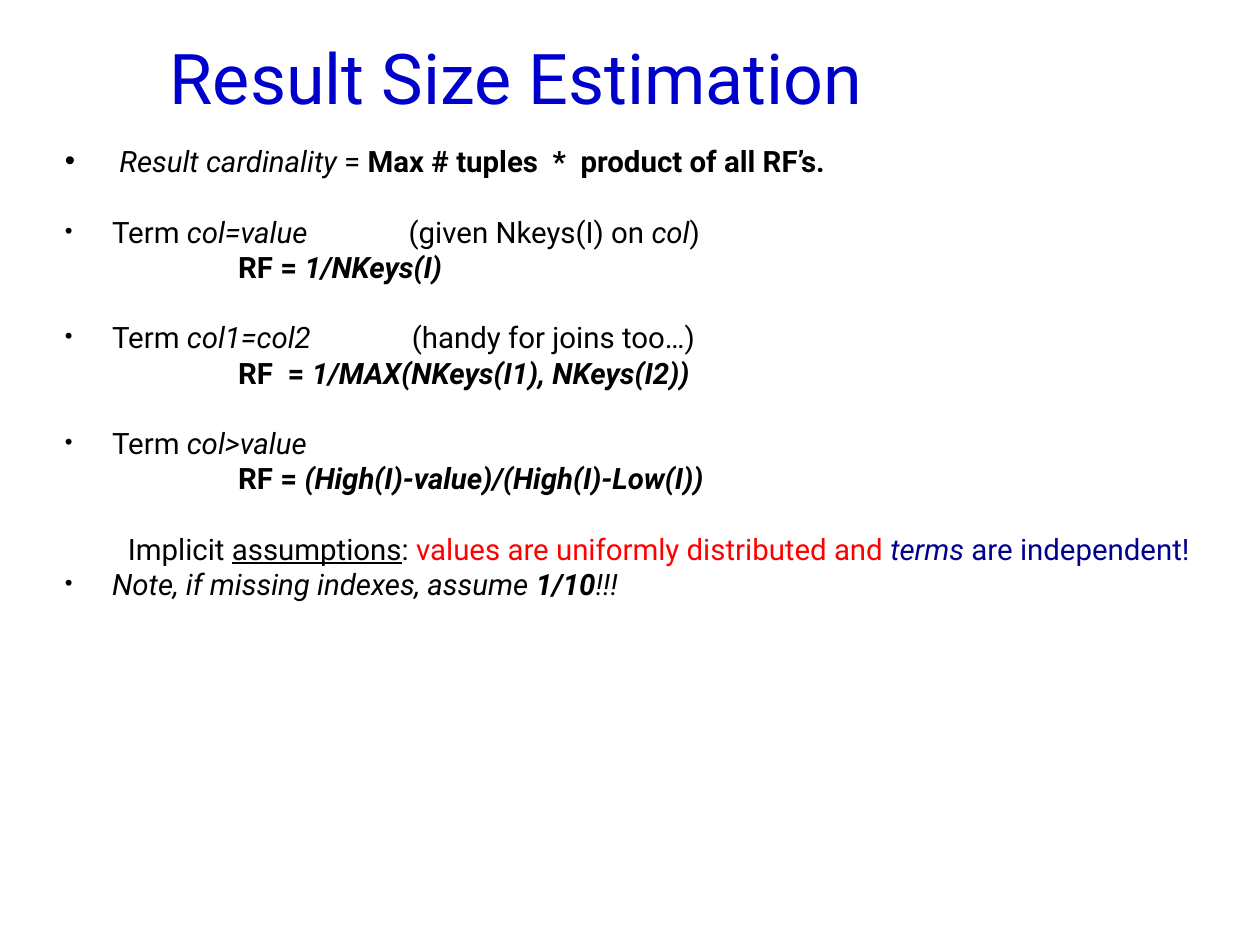
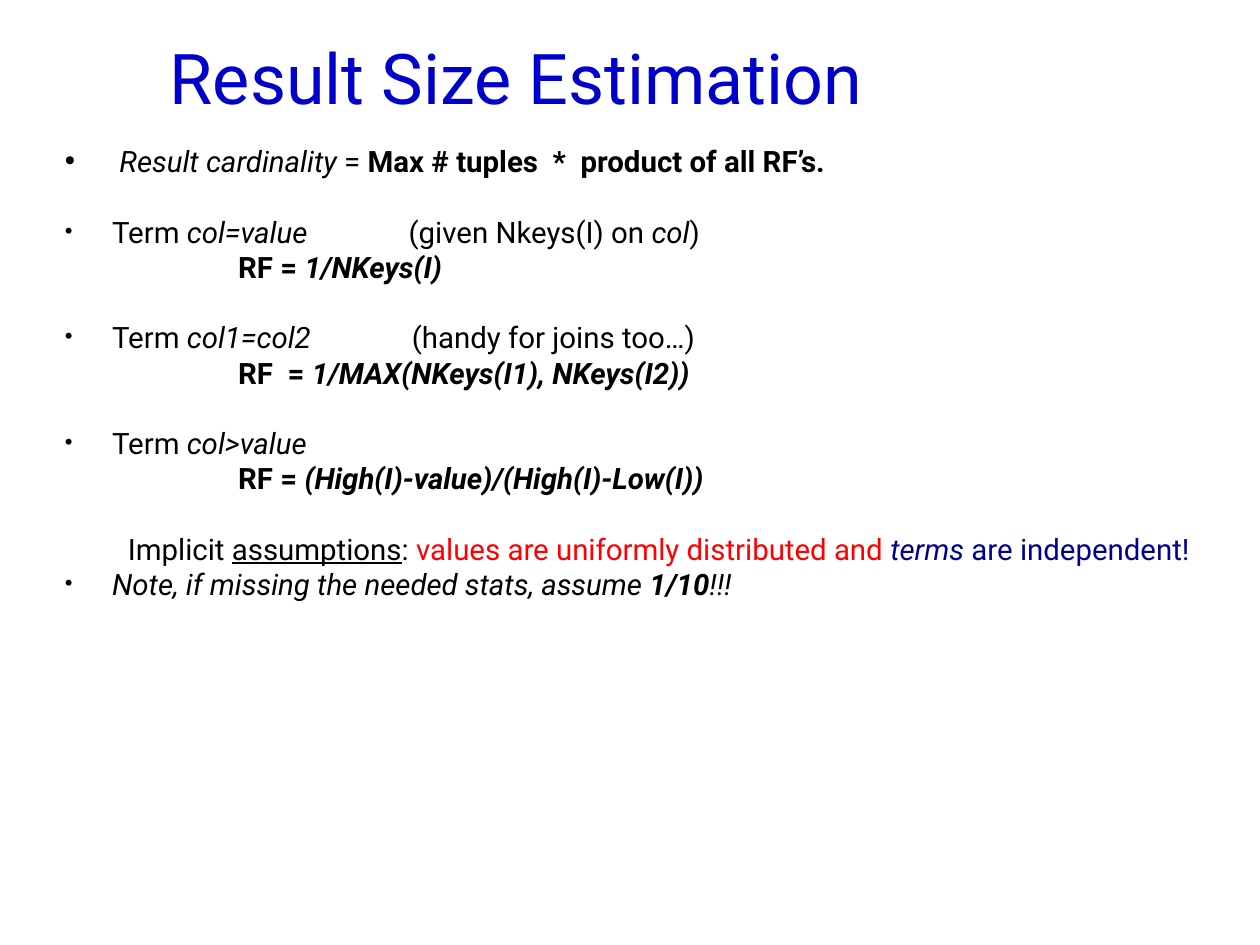
Before and after one commit to jhellerstein/cs186-09, a slide deck: slide 29 of lecs/16.QueryOpt.ppt. Drawn at 1260x945 pixels with LibreOffice and Linux fonts; fonts in the diff are those of the drawing; background and template pictures are left out. Boxes give left, top, right and bottom in pixels: in the first picture for what was removed or moved away, otherwise in the second. Text is boxed around its words. In the diff, an @@ line names an element or a change of style, - is before the commit and + after.

```diff
--- a/lecs/16.QueryOpt.ppt
+++ b/lecs/16.QueryOpt.ppt
@@ text at <box>112,572,732,601</box>: text changed @@
-• Note, if missing indexes, assume 1/10!!!
+• Note, if missing the needed stats, assume 1/10!!!
```
Also in this commit, not shown: 10 other slides changed, 1 other file.
